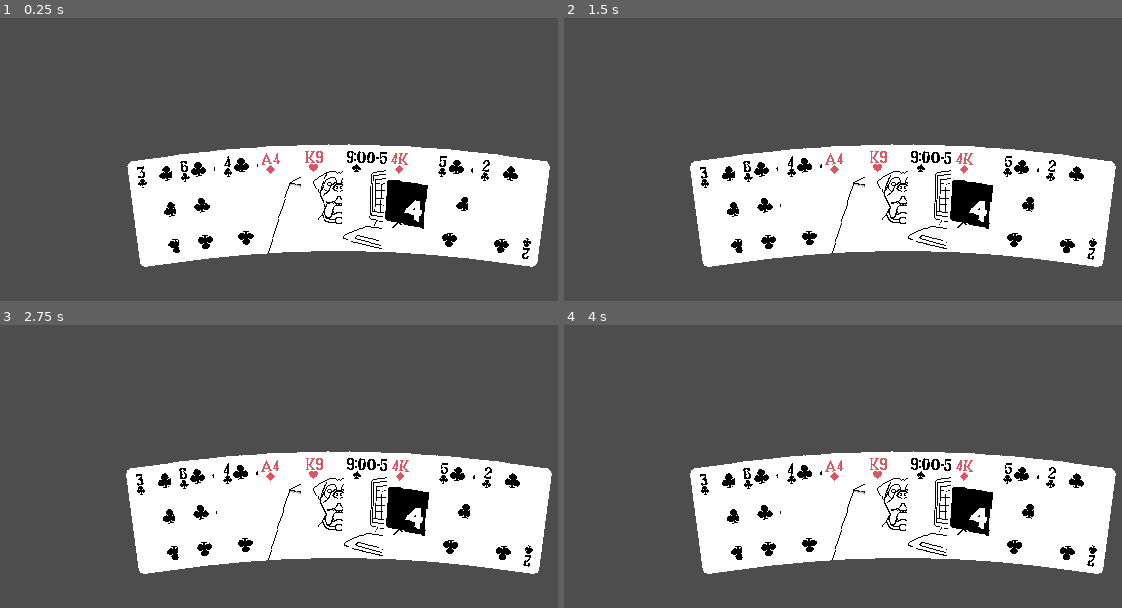
Above: before the commit, frames 1-4 (two rows, left to right).
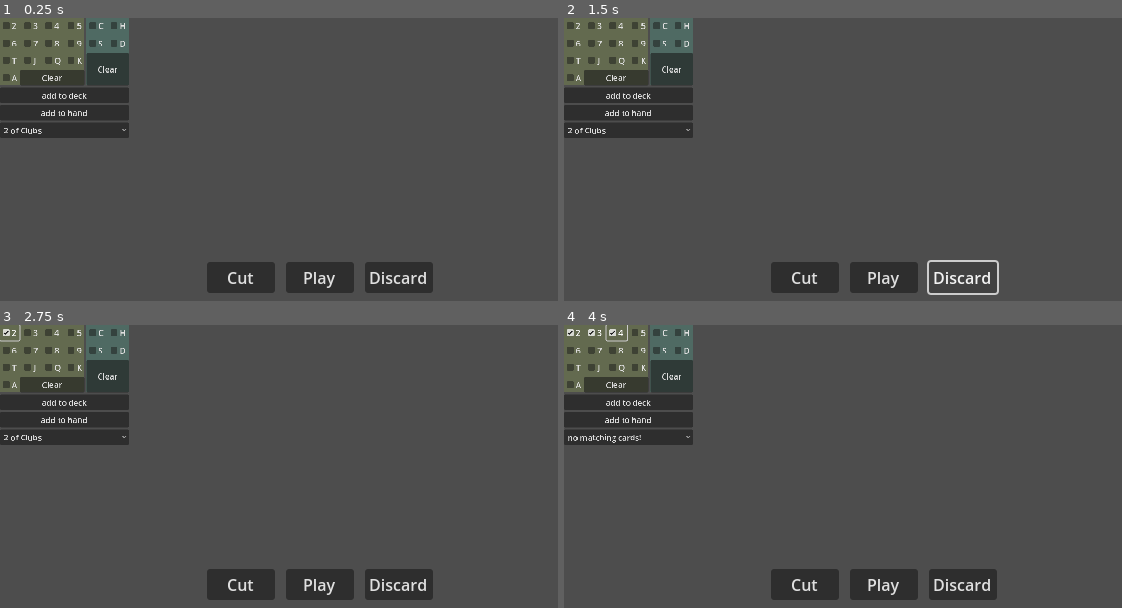
Above: after the commit, the same moments.

Repository: sinoftheta/secret_card_project
Game: Godot game, scene res://main/main.tscn
Same seed, same stepped clock (60 frames per second), same inputs: the game is played once before the commit and once after it.
Inputs (mouse positions are in pixels of both pictures, inside the frame that each line leads up to):
- Up to frame 1 (0.25 s): no input
- Up to frame 2 (1.5 s): click (803, 278) at 0.5 s, where only the run after the commit has a clickable "Cut"; click (965, 278) at 1.25 s, where only the run after the commit has a clickable "Discard"
- Up to frame 3 (2.75 s): click (11, 333) at 2 s, where only the run after the commit has a clickable "2"
- Up to frame 4 (4 s): click (597, 333) at 2.75 s, where only the run after the commit has a clickable "3"; click (614, 333) at 3.5 s, where only the run after the commit has a clickable "4"

The runs differ from the first frame. In frame 1, 41% of the frame differs, in the area x 0-99%, y 0-98%; in frame 2, 40%; in frame 3, 41%; in frame 4, 41%.

Commit message:
debug work

Diff:
--- a/card/card.gd
+++ b/card/card.gd
@@ -6,6 +6,10 @@
 const HAND_WIDTH:float = 400
 
 const MAX_ANGLE:float = deg_to_rad(17)
+const CURVE_HEIGHT:float = 60
+
+const SPEED_LIMIT:float = 1000
+const ACCELERATION:float = 16
 #region Game Logic
 var id:Constants.CardID:
 	set(value):
@@ -56,11 +60,15 @@
 	if dragged:
 		(%Render as Node2D).z_index = get_parent().get_child_count()
 		## lerp render to mouse
+
+		#var next_position:Vector2 = lerp(
 		(%Render as Node2D).position = lerp(
 			(%Render as Node2D).position,
 			get_global_mouse_position() + (%Interaction.size * 0.5 - drag_point) * global_scale.x,
-			minf(delta * 16.0,1.0)
+			minf(delta * ACCELERATION,1.0)
 		)
+		#(%Render as Node2D).position += (next_position - (%Render as Node2D).position).limit_length(delta * SPEED_LIMIT)
+
 
 		#(%Render as Node2D).rotation = lerp
 
@@ -81,12 +89,15 @@
 			selected_offset = Vector2(0,-60) * global_scale.x
 		else:
 			selected_offset = Vector2(0,0)
-		var curve_offset:Vector2 = -p * p * Vector2(0,-60)
-		(%Render as Node2D).position = lerp(
+		var curve_offset:Vector2 = -p * p * Vector2(0,-CURVE_HEIGHT)
+
+		var next_position:Vector2 = lerp(
 			(%Render as Node2D).position,
 			global_position + selected_offset + curve_offset,
-			minf(delta * 16.0,1.0)
+			minf(delta * ACCELERATION,1.0)
 		)
+		(%Render as Node2D).position += (next_position - (%Render as Node2D).position).limit_length(delta * SPEED_LIMIT)
+
 	(%Render as Node2D).rotation = lerp(
 		(%Render as Node2D).rotation,
 		angle,
--- a/core/game_logic.gd
+++ b/core/game_logic.gd
@@ -10,7 +10,10 @@
 var discard:Array[Card]
 var trash:Array[Card]
 
-var hand:Array[Card]
+var hand_node:Node2D
+var selected_in_hand:Array[Card]:
+	get():
+		return []
 
 var actions:int
 var round:int
@@ -18,12 +21,24 @@
 var money:int
 
 func _ready() -> void:
+	SignalBus.play_pressed.connect(_on_play_pressed)
+	SignalBus.cut_pressed.connect(_on_cut_pressed)
+	SignalBus.discard_pressed.connect(_on_discard_pressed)
+func _on_play_pressed() -> void:
+	pass
+func _on_cut_pressed() -> void:
+	pass
+func _on_discard_pressed() -> void:
 	pass
 func setup_game() -> void:
 	discard.clear()
 	deck.clear()
 	trash.clear()
-	hand.clear()
+	while hand_node.get_child_count() > 0:
+		var card:Card = hand_node.get_child(0)
+		hand_node.remove_child(card)
+		card.queue_free()
+	#hand.clear()
 	actions = 4
 	round = 0
 
@@ -50,9 +65,9 @@
 	for id:Constants.CardID in test_ids:
 		var card:Card = card_tscn.instantiate()
 		card.id = id
-		hand.push_back(card)
+		#hand.push_back(card)
 
-	find_hand_type(hand)
+	find_hand_type(selected_in_hand)
 
 var tween:Tween
 var animation_tick:int = 0
--- a/core/signal_bus.gd
+++ b/core/signal_bus.gd
@@ -1 +1,7 @@
 extends Node
+
+signal play_pressed()
+signal cut_pressed()
+signal discard_pressed()
+
+signal menu_updated(cur:Constants.Menu, prev:Constants.Menu)
--- a/debug/debug.gd
+++ b/debug/debug.gd
@@ -1,4 +1,6 @@
 extends Control
+var card_tscn = preload("res://card/card.tscn")
+const SEARCH_FAIL_MSG:String = "no matching cards!"
 
 func _ready() -> void:
 	apply_card_filters()
@@ -54,16 +56,23 @@
 
 
 	if (%SpawnCard as OptionButton).item_count == 0:
-		(%SpawnCard as OptionButton).add_item("no matching cards!")
+		(%SpawnCard as OptionButton).add_item(SEARCH_FAIL_MSG)
 		(%SpawnCard as OptionButton).set_item_disabled(0,true)
 
 func _on_add_to_hand_pressed() -> void:
-	pass # Replace with function body.
+	if (%SpawnCard as OptionButton).get_item_text((%SpawnCard as OptionButton).selected) == SEARCH_FAIL_MSG:
+		return
+	var card:Card = card_tscn.instantiate()
+	card.id = (%SpawnCard as OptionButton).get_item_id((%SpawnCard as OptionButton).selected)
+	GameLogic.hand_node.add_child(card)
 
 
 func _on_add_to_deck_pressed() -> void:
-	pass # Replace with function body.
-
+	if (%SpawnCard as OptionButton).get_item_text((%SpawnCard as OptionButton).selected) == SEARCH_FAIL_MSG:
+		return
+	var card:Card = card_tscn.instantiate()
+	card.id = (%SpawnCard as OptionButton).get_item_id((%SpawnCard as OptionButton).selected)
+	GameLogic.deck.push_back(card)
 
 func _on_clear_rank_filters_pressed() -> void:
 	for checkbox:CheckBox in %RankFilters.get_children():
--- a/main/main.gd
+++ b/main/main.gd
@@ -3,6 +3,3 @@
 
 func _ready() -> void:
 	GameLogic.setup_game()
-
-	for card:Card in GameLogic.hand:
-		%Hand.add_child(card)
--- a/main/main.tscn
+++ b/main/main.tscn
@@ -1,18 +1,22 @@
-[gd_scene load_steps=2 format=3 uid="uid://dgvn6njrksix4"]
+[gd_scene load_steps=4 format=3 uid="uid://dgvn6njrksix4"]
 
 [ext_resource type="Script" uid="uid://c4y6xeqeq2tlg" path="res://main/main.gd" id="1_53q0u"]
+[ext_resource type="PackedScene" uid="uid://6pc3sxxs7pg8" path="res://debug/debug.tscn" id="2_pjrb6"]
+[ext_resource type="PackedScene" uid="uid://3uww4a10rph8" path="res://menus/gameplay/gameplay.tscn" id="2_xwkvk"]
 
 [node name="Main" type="Node2D"]
 script = ExtResource("1_53q0u")
 metadata/_edit_lock_ = true
 
-[node name="Hand" type="Node2D" parent="."]
-unique_name_in_owner = true
-position = Vector2(-150, 0)
-scale = Vector2(0.95, 0.95)
-metadata/_edit_group_ = true
-
 [node name="Camera2D" type="Camera2D" parent="."]
 metadata/_edit_lock_ = true
 
+[node name="Menus" type="Node2D" parent="."]
+
+[node name="Gameplay" parent="Menus" instance=ExtResource("2_xwkvk")]
+
 [node name="DebugUI" type="CanvasLayer" parent="."]
+scale = Vector2(0.5, 0.5)
+transform = Transform2D(0.5, 0, 0, 0.5, 0, 0)
+
+[node name="Debug" parent="DebugUI" instance=ExtResource("2_pjrb6")]
--- /dev/null
+++ b/menus/gameplay/gameplay.gd
@@ -0,0 +1,18 @@
+extends Node2D
+
+
+func _ready() -> void:
+	SignalBus.menu_updated.connect(_on_menu_updated)
+	GameLogic.hand_node = %Hand
+
+func _on_menu_updated(cur:Constants.Menu, prev:Constants.Menu) -> void:
+	pass
+
+func _on_cut_pressed() -> void:
+	SignalBus.cut_pressed.emit()
+
+func _on_play_pressed() -> void:
+	SignalBus.play_pressed.emit()
+
+func _on_discard_pressed() -> void:
+	SignalBus.discard_pressed.emit()
--- /dev/null
+++ b/menus/gameplay/gameplay.tscn
@@ -0,0 +1,36 @@
+[gd_scene load_steps=2 format=3 uid="uid://3uww4a10rph8"]
+
+[ext_resource type="Script" uid="uid://cfcuxu7se2hxi" path="res://menus/gameplay/gameplay.gd" id="1_a7ncl"]
+
+[node name="Gameplay" type="Node2D"]
+script = ExtResource("1_a7ncl")
+
+[node name="Camera2D" type="Camera2D" parent="."]
+
+[node name="Hand" type="Node2D" parent="."]
+unique_name_in_owner = true
+
+[node name="Cut" type="Button" parent="."]
+offset_left = -113.0
+offset_top = 64.0
+offset_right = -45.0
+offset_bottom = 95.0
+text = "Cut"
+
+[node name="Play" type="Button" parent="."]
+offset_left = -34.0
+offset_top = 64.0
+offset_right = 34.0
+offset_bottom = 95.0
+text = "Play"
+
+[node name="Discard" type="Button" parent="."]
+offset_left = 45.0
+offset_top = 64.0
+offset_right = 113.0
+offset_bottom = 95.0
+text = "Discard"
+
+[connection signal="pressed" from="Cut" to="." method="_on_cut_pressed"]
+[connection signal="pressed" from="Play" to="." method="_on_play_pressed"]
+[connection signal="pressed" from="Discard" to="." method="_on_discard_pressed"]
Not shown, added: menus/gameplay/gameplay.gd.uid
